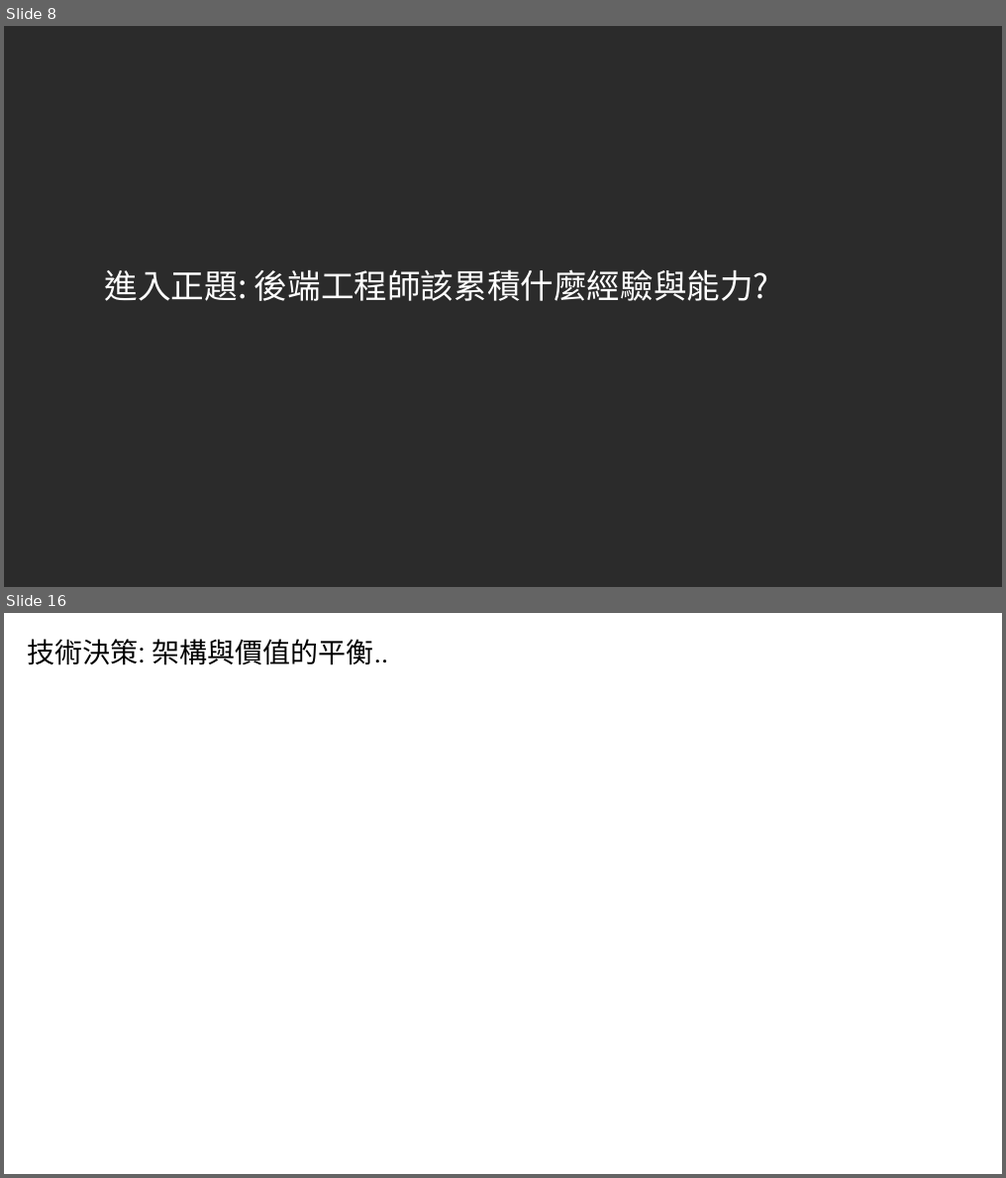
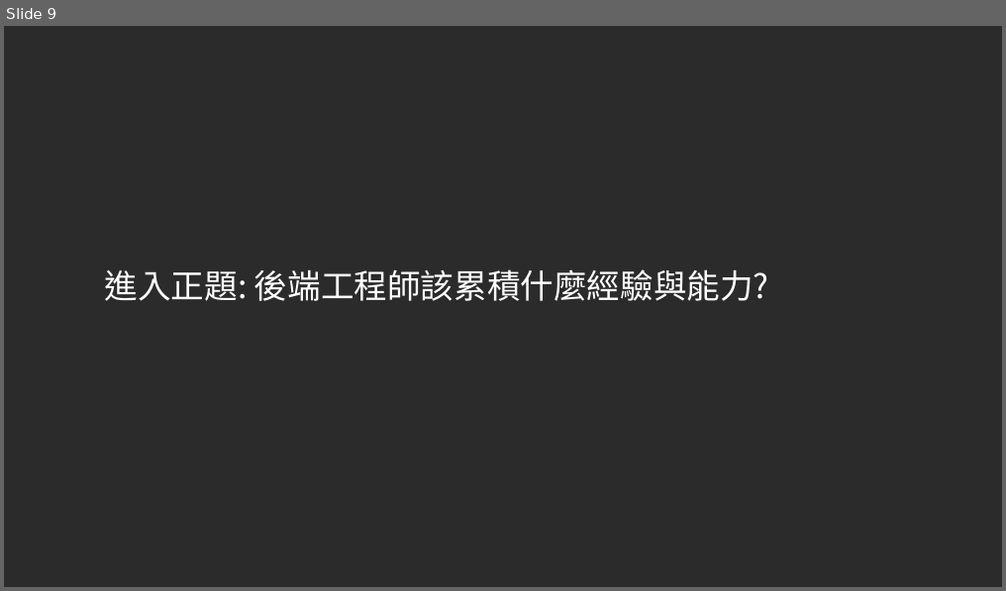
Before and after one commit to andrew0928/Meetup, a slide deck: 20200823.Study4Dev/Study4-後端工程師的修練之路-AndrewWu.pptx. Shown one above the other, each under a label of ours: slides 8 and 16 before the commit, slide 9 after it; the slides between them are not shown. The pictures are 1006x1178 and 1006x591 pixels, drawn with LibreOffice and Linux fonts; fonts in the diff are those of the drawing; background and template pictures are left out; a plain dark background stands for a picture behind light text. Boxes give left, top, right and bottom in pixels: in the first picture for what was removed or moved away, otherwise in the second. Text is boxed around its words. In the diff, an @@ line names an element or a change of style, - is before the commit and + after.

```diff
--- a/20200823.Study4Dev/Study4-後端工程師的修練之路-AndrewWu.pptx
+++ b/20200823.Study4Dev/Study4-後端工程師的修練之路-AndrewWu.pptx
@@ slide 16 removed at (x1=4, y1=613, x2=1002, y2=1174), background #FFFFFF @@
@@ title removed at (x1=27, y1=639, x2=388, y2=665) @@
-技術決策: 架構與價值的平衡..
@@ what was slide 8 is now slide 9 @@
```
Also in this commit, not shown: 2 slides changed, 10 slides added, 7 other slides removed.
